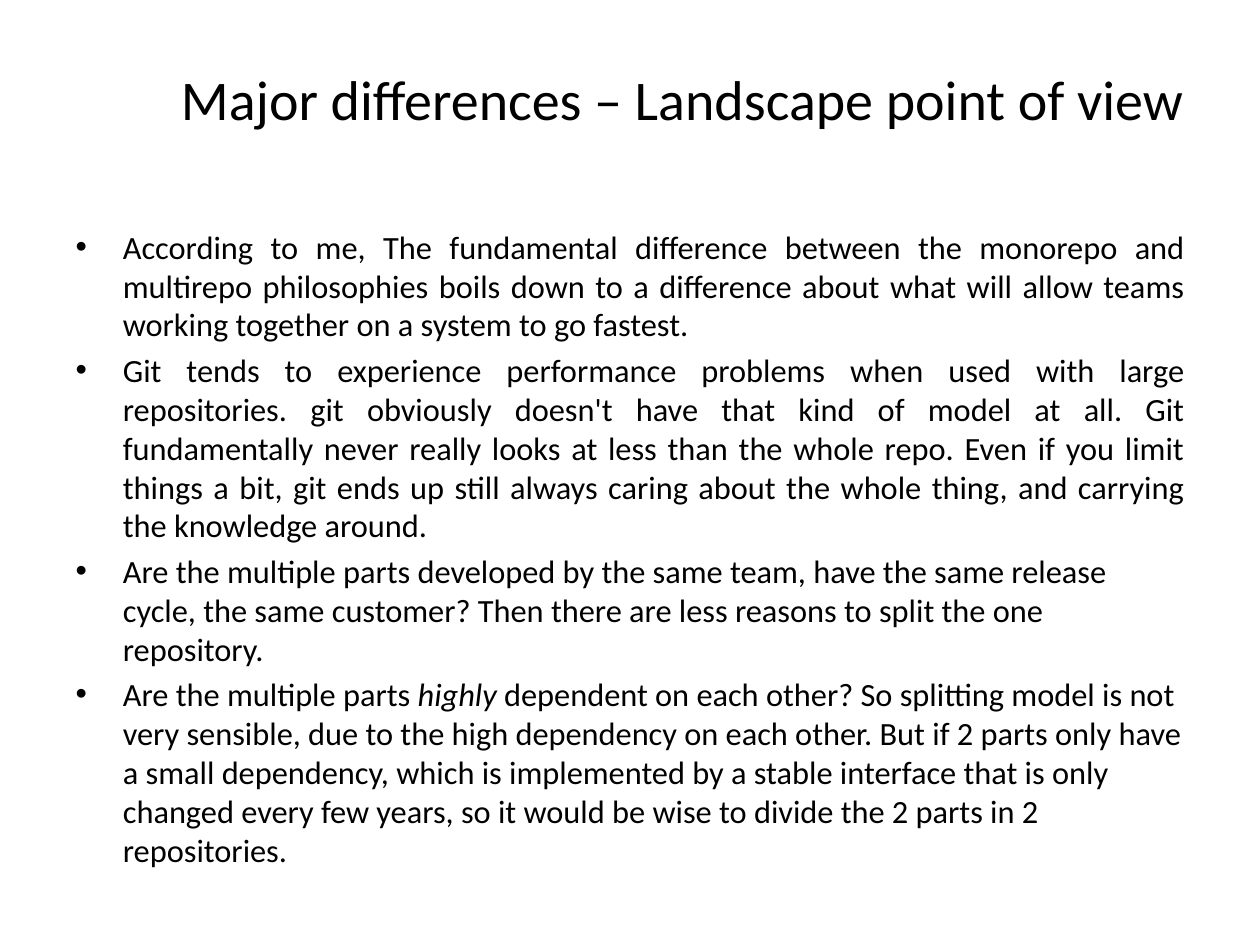
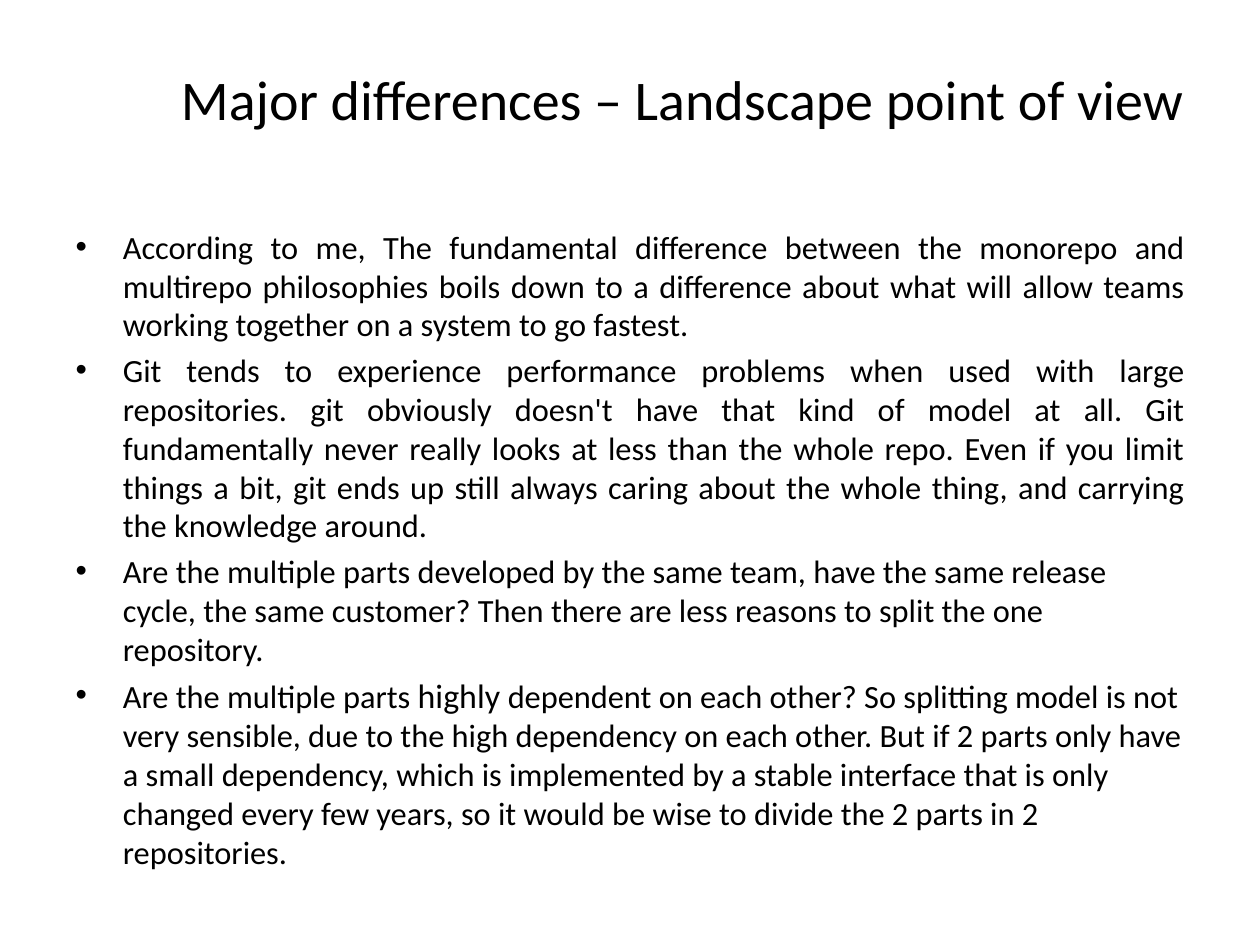
Before and after one commit to hirenmehtait/gitrepositorypattern, a slide deck: slide 8 of GIT Repository Structure - Source Control management.pptx. Drawn at 1260x945 pixels with LibreOffice and Linux fonts; fonts in the diff are those of the drawing. Boxes give left, top, right and bottom in pixels: in the first picture for what was removed or moved away, otherwise in the second. Text is boxed around its words. In the diff, an @@ line names an element or a change of style, - is before the commit and + after.

```diff
--- a/GIT Repository Structure - Source Control management.pptx
+++ b/GIT Repository Structure - Source Control management.pptx
@@ text at (123,684,1181,831): size 18.5 to 19.4 pt, italic off in "highly" @@
```
Also in this commit, not shown: 1 other slide changed.
